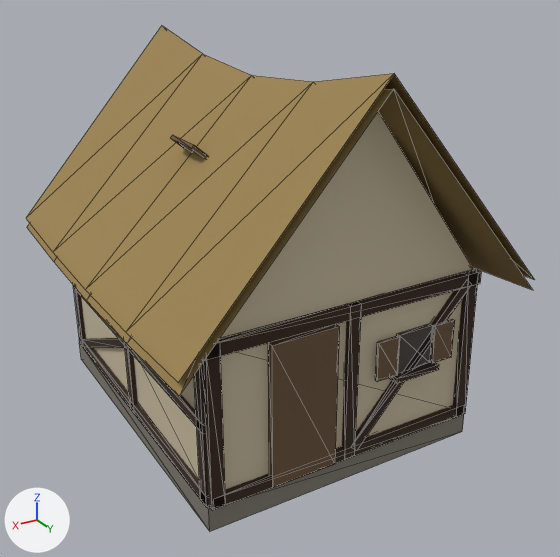
An edit to the glTF model kingdom/assets/generated/town_small/house_hovel_a.glb, drawn before and after from the same camera.
Rendered twice from a 50 mm camera at (4.65, 8.42, 5.9) aimed at (-0.17, 0.37, 1.88). Lighting does not change. The marker at lower left points along +X, +Y and +Z. The older version comes first. Mesh edges are drawn as thin lines. Vertices at exactly the same position are counted once.

Names of what the first picture shows: 'house_hovel_a'.
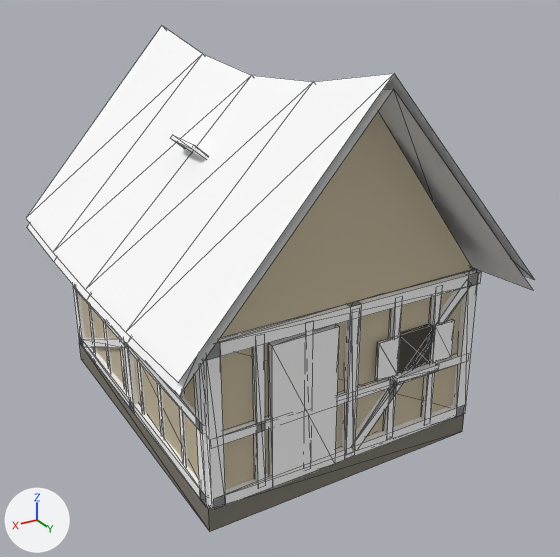
Pixel boxes [x1, y1, x2, y2] of what changed, in the pictures (560 x 557 px):
part 1 of me_house_hovel_a, added: after [421, 295, 442, 419]
part 2 of me_house_hovel_a, added: after [383, 306, 402, 433]
part 3 of me_house_hovel_a, added: after [253, 344, 266, 482]
part 4 of me_house_hovel_a, added: after [223, 354, 461, 444]
part 5 of me_house_hovel_a, added (mostly hidden): after [89, 306, 97, 353]
part 6 of me_house_hovel_a, added (mostly hidden): after [103, 321, 112, 372]
part 7 of me_house_hovel_a, added (mostly hidden): after [120, 348, 129, 392]
part 8 of me_house_hovel_a, added (mostly hidden): after [138, 361, 146, 415]
part 9 of me_house_hovel_a, added (mostly hidden): after [157, 383, 166, 439]
part 10 of me_house_hovel_a, added: after [180, 391, 188, 467]
part 11 of me_house_hovel_a, recoloured (brown to white): [26, 26, 534, 510] in both
part 12 of me_house_hovel_a, recoloured (lighter): [73, 135, 482, 510] in both
part 13 of me_house_hovel_a, recoloured (brown to white): [26, 26, 534, 396] in both

The change, as a list of edits to the scene's bpy script:
```text
Add mat_tk_timber:
    mat_tk_timber = bpy.data.materials.new('TK_timber')
    mat_tk_timber.use_nodes = True; mat_tk_timber.node_tree.nodes.clear()
    _N = mat_tk_timber.node_tree.nodes; _L = mat_tk_timber.node_tree.links
    n0 = _N.new('ShaderNodeBsdfPrincipled'); n0.name = 'Principled BSDF'
    n0.inputs[2].default_value = 0.95  # 'Roughness'
    n1 = _N.new('ShaderNodeOutputMaterial'); n1.name = 'Material Output'
    n2 = _N.new('ShaderNodeVertexColor'); n2.name = 'Color Attribute'
    _L.new(n0.outputs[0], n1.inputs[0])  # 'BSDF' to 'Surface'
    _L.new(n2.outputs[0], n0.inputs[0])  # 'Color' to 'Base Color'
Add mat_tk_thatch:
    mat_tk_thatch = bpy.data.materials.new('TK_thatch')
    mat_tk_thatch.use_nodes = True; mat_tk_thatch.node_tree.nodes.clear()
    _N = mat_tk_thatch.node_tree.nodes; _L = mat_tk_thatch.node_tree.links
    n0 = _N.new('ShaderNodeBsdfPrincipled'); n0.name = 'Principled BSDF'
    n0.inputs[2].default_value = 0.95  # 'Roughness'
    n1 = _N.new('ShaderNodeOutputMaterial'); n1.name = 'Material Output'
    n2 = _N.new('ShaderNodeVertexColor'); n2.name = 'Color Attribute'
    _L.new(n0.outputs[0], n1.inputs[0])  # 'BSDF' to 'Surface'
    _L.new(n2.outputs[0], n0.inputs[0])  # 'Color' to 'Base Color'
Change me_house_hovel_a:
    used by ob_house_hovel_a; location = (0.0, 0.0, 0.0)
    remove me_house_hovel_a.from_pydata(...)  # 276 vertices, 394 faces; spans x -2.3..2.3, y -2.7..2.7, z 0.0..4.82
    add me_house_hovel_a.from_pydata(...)  # 420 vertices, 610 faces; spans x -2.3..2.3, y -2.7..2.7, z 0.0..4.82
    me_house_hovel_a part 1: a new loose piece, a box spanning x -1.25..-1.15, y 2.19..2.27, z 0.35..2.25, in mat_tk_timber
    me_house_hovel_a part 2: a new loose piece, a box spanning x -0.65..-0.55, y 2.19..2.27, z 0.35..2.25, in mat_tk_timber
    me_house_hovel_a part 3: a new loose piece, a box spanning x 1.15..1.25, y 2.19..2.27, z 0.35..2.25, in mat_tk_timber
    me_house_hovel_a part 4: a new loose piece, a box spanning x -1.8..1.8, y 2.19..2.27, z 1.085..1.195, in mat_tk_timber
    me_house_hovel_a part 5: a new loose piece, a box spanning x 1.74..1.82, y -1.616..-1.526, z 0.35..2.25, in mat_tk_timber
    me_house_hovel_a part 6: a new loose piece, a box spanning x 1.74..1.82, y -0.988..-0.898, z 0.35..2.25, in mat_tk_timber
    me_house_hovel_a part 7: a new loose piece, a box spanning x 1.74..1.82, y -0.359..-0.269, z 0.35..2.25, in mat_tk_timber
    me_house_hovel_a part 8: a new loose piece, a box spanning x 1.74..1.82, y 0.269..0.359, z 0.35..2.25, in mat_tk_timber
    me_house_hovel_a part 9: a new loose piece, a box spanning x 1.74..1.82, y 0.898..0.988, z 0.35..2.25, in mat_tk_timber
    me_house_hovel_a part 10: a new loose piece, a box spanning x 1.74..1.82, y 1.526..1.616, z 0.35..2.25, in mat_tk_timber
    me_house_hovel_a part 11: 356 kept faces spanning x -2.3..2.3, y -2.7..2.7, z 0.3..4.82 get new vertex colours; the middle colour goes from brown #38261a to white #ffffff
    me_house_hovel_a part 12: 324 faces spanning x -1.86..1.86, y -2.2..2.36, z 0.3..3.8 switch from mat_ra_kit to mat_tk_timber
    me_house_hovel_a part 13: 32 faces spanning x -2.3..2.3, y -2.7..2.7, z 2.0..4.82 switch from mat_ra_kit to mat_tk_thatch
    other edits to the shape of me_house_hovel_a do not show in these pictures
```
